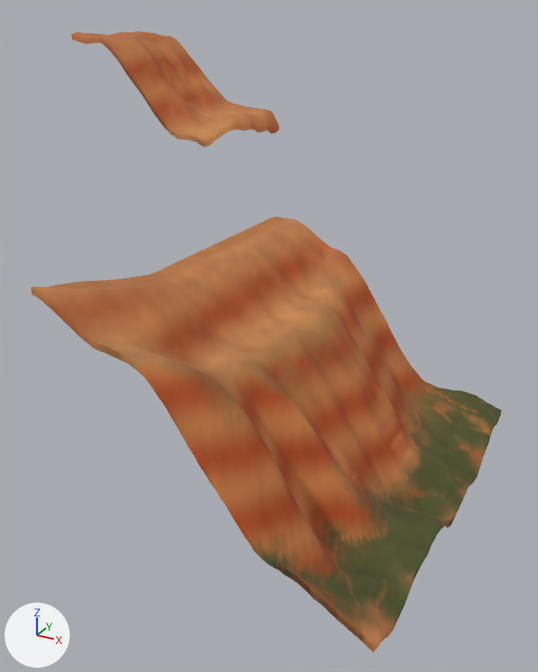
The glTF model public/desert-canyon/vista/terrain-016.glb: old version first, new version second.
Before and after are seen from a 50 mm camera at (275.0, -444.0, 296.0) aimed at (36.0, -10.0, 79.0). Arrows for +X, +Y and +Z are at lower left; the lights stay in place. The older version comes first. Vertices at exactly the same position are counted once.

The first picture shows 'terrain-016'.
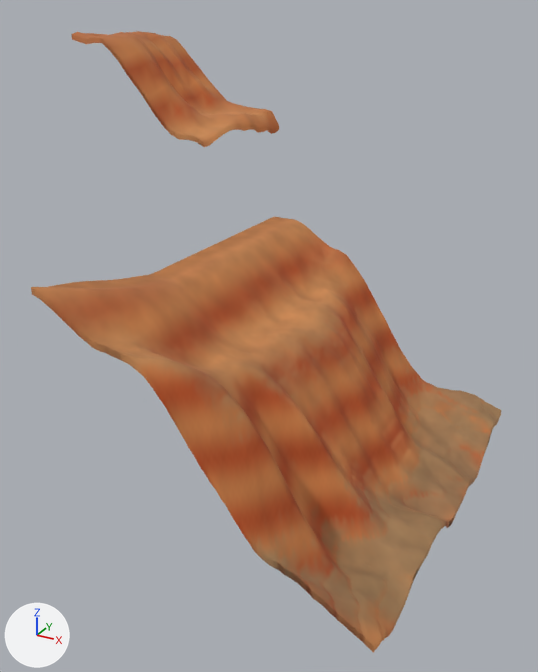
Edits to the bpy script that builds the scene:
```text
Change me_mesh_0:
    where me_mesh_0.from_pydata(...)  # 13629 vertices, 27392 faces; spans x -192.0..192.0, y -192.0..192.0, z 0.0..278.0
    used by ob_terrain_016; location = (0.0, 0.0, 0.0)
    me_mesh_0 part 1: 2147 faces centred in x 29.0..192.0, y -192.0..64.0, z 4.0..152.0 are repainted in the vertex colours; the middle colour goes from brown #af6f3e to orange #b97747
    me_mesh_0 part 2: 10034 faces centred in x 21.0..192.0, y -192.0..64.0, z 2.0..157.0 are repainted in the vertex colours; the middle colour goes from brown #74562b to brown #a5734d
```

Changed parts and their boxes (x1, y1, x2, y2) in the pictures (538 x 672 px):
part 1 of me_mesh_0, edited (looks the same): (77, 247, 489, 641) in both
part 2 of me_mesh_0, recoloured (lighter): (174, 331, 501, 630) in both
